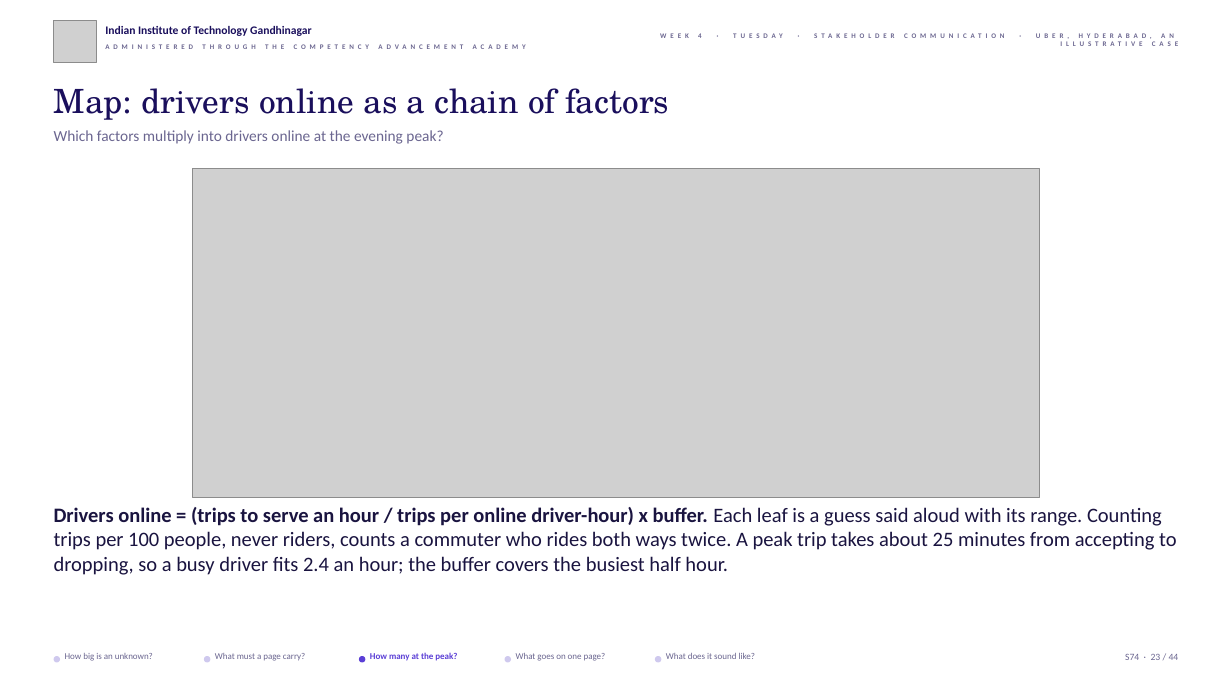
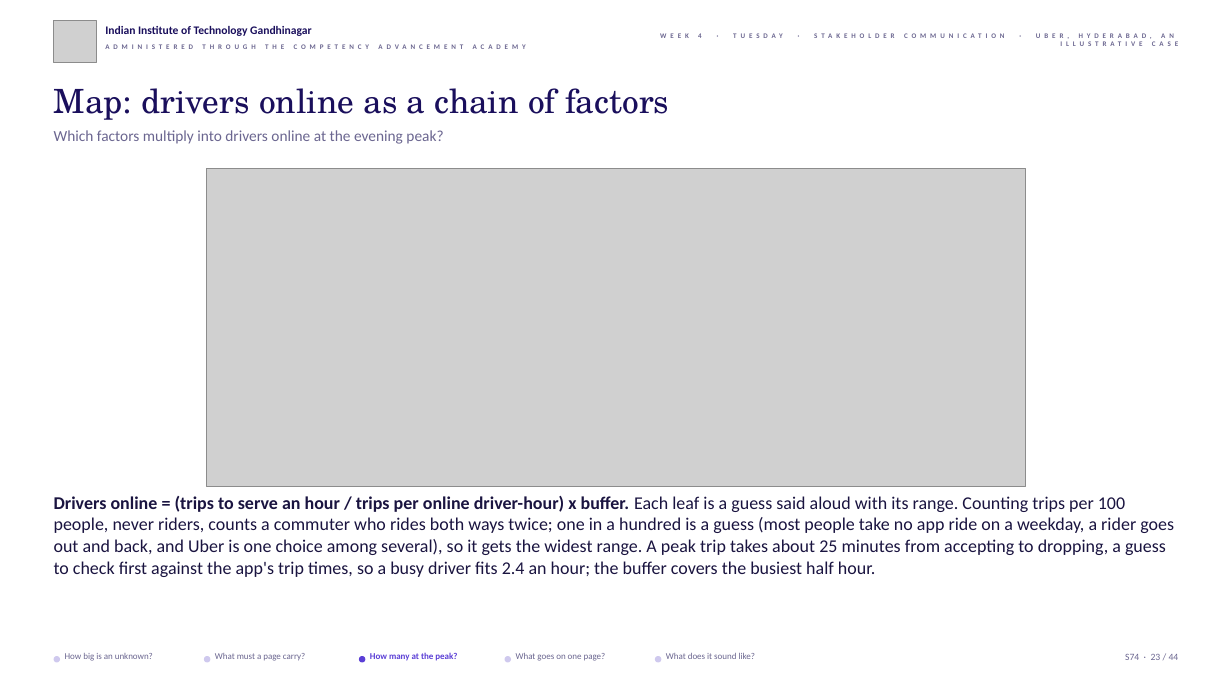
Before and after one commit to fde-academy-lab/c2-content-factory, a slide deck: slide 23 of content/W04/D2/slides/C2_W04_D02_half2_STUDENT.pptx. Drawn at 1232x693 pixels with LibreOffice and Linux fonts; fonts in the diff are those of the drawing; grey boxes stand for pictures; background and template pictures are left out. Boxes give left, top, right and bottom in pixels: in the first picture for what was removed or moved away, otherwise in the second. Text is boxed around its words. In the diff, an @@ line names an element or a change of style, - is before the commit and + after.

```diff
--- a/content/W04/D2/slides/C2_W04_D02_half2_STUDENT.pptx
+++ b/content/W04/D2/slides/C2_W04_D02_half2_STUDENT.pptx
@@ picture: place and size @@
-picture at (192, 168, 1039, 497)
+picture at (206, 168, 1026, 487)
@@ text at (54, 496, 1174, 577): text changed; size 16 to 14 pt @@
-Drivers online = (trips to serve an hour / trips per online driver-hour) x buffer. Each leaf is a guess said aloud with its range. Counting trips per 100 people, never riders, counts a commuter who rides both ways twice. A peak trip takes about 25 minutes from accepting to dropping, so a busy driver fits 2.4 an hour; the buffer covers the busiest half hour.
+Drivers online = (trips to serve an hour / trips per online driver-hour) x buffer. Each leaf is a guess said aloud with its range. Counting trips per 100 people, never riders, counts a commuter who rides both ways twice; one in a hundred is a guess (most people take no app ride on a weekday, a rider goes out and back, and Uber is one choice among several), so it gets the widest range. A peak trip takes about 25 minutes from accepting to dropping, a guess to check first against the app's trip times, so a busy driver fits 2.4 an hour; the buffer covers the busiest half hour.
```
Also in this commit, not shown: 4 other slides changed, 38 other files.
